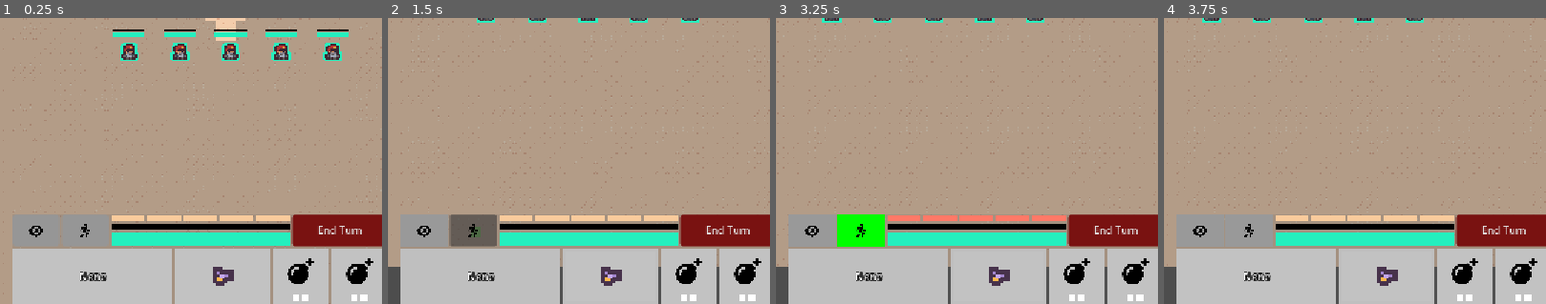
Above: before the commit, frames 1-4 (left to right).
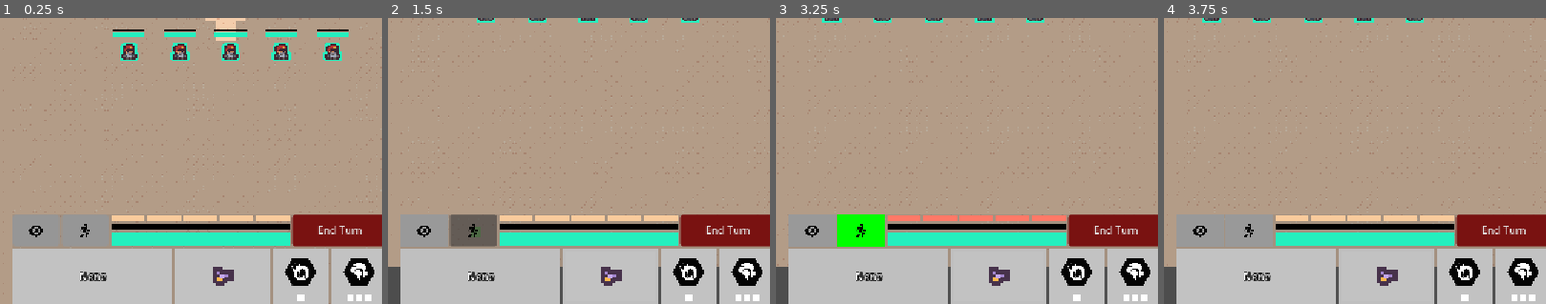
Above: after the commit, the same moments.

Repository: david8zhang/valorant-team-manager-godot
Game: Godot game, scene res://scenes/GameRound.tscn
Same seed, same stepped clock (60 frames per second), same inputs: the game is played once before the commit and once after it.
Inputs (mouse positions are % of the whole screen's width and height, from its top left):
- Up to frame 1 (0.25 s): no input
- Up to frame 2 (1.5 s): click (28, 87) at 0.5 s; click (35, 87) at 1.25 s
- Up to frame 3 (3.25 s): click "End Turn" at 2 s; click "Show Turn Order" at 2.75 s
- Up to frame 4 (3.75 s): click "None" at 3.5 s
The pictures show only the part of the screen within x 24-74%, y 50-100%; the shares and areas given below are measured in that part.

The runs differ from the first frame. In frame 1, 1.0% of the frame differs, in the area x 74-98%, y 84-99%; in frame 2, 1.0%; in frame 3, 1.0%; in frame 4, 1.0%.

Commit message:
added abilities in action menu UI

Diff:
--- /dev/null
+++ b/codebase/prefabs/AbilityChargeRect.tscn
@@ -0,0 +1,4 @@
+[gd_scene format=3 uid="uid://b171uwes5dbse"]
+
+[node name="AbilityChargeRect" type="ColorRect"]
+custom_minimum_size = Vector2(10, 10)
--- a/codebase/prefabs/ActionMenu.tscn
+++ b/codebase/prefabs/ActionMenu.tscn
@@ -1,8 +1,9 @@
-[gd_scene load_steps=15 format=3 uid="uid://8f0kh0fhafed"]
+[gd_scene load_steps=16 format=3 uid="uid://8f0kh0fhafed"]
 
 [ext_resource type="Script" uid="uid://cvyhywt2dq3l7" path="res://scripts/ActionMenu.gd" id="1_0corr"]
 [ext_resource type="Texture2D" uid="uid://d3w1j5xmidi17" path="res://assets/placeholder/eye-solid-full.svg" id="1_yth5k"]
 [ext_resource type="Texture2D" uid="uid://7pdwea6dt72o" path="res://assets/placeholder/bomb-solid-full.svg" id="2_05y7h"]
+[ext_resource type="PackedScene" uid="uid://b171uwes5dbse" path="res://prefabs/AbilityChargeRect.tscn" id="2_tmist"]
 [ext_resource type="Texture2D" uid="uid://cyqkara66lajl" path="res://assets/placeholder/person-running-solid-full.svg" id="3_g67y3"]
 [ext_resource type="Texture2D" uid="uid://b7qss35b526sf" path="res://assets/placeholder/wrench-solid-full.svg" id="4_86jlx"]
 [ext_resource type="StyleBox" uid="uid://dg87xambkxjlc" path="res://prefabs/HealthBG.tres" id="4_lbbqo"]
@@ -46,6 +47,7 @@
 mouse_default_cursor_shape = 2
 theme_override_styles/panel = SubResource("StyleBoxFlat_knvme")
 script = ExtResource("1_0corr")
+ability_charge_scene = ExtResource("2_tmist")
 
 [node name="VBoxContainer" type="VBoxContainer" parent="."]
 layout_mode = 2
@@ -267,14 +269,6 @@
 layout_mode = 2
 alignment = 1
 
-[node name="ColorRect" type="ColorRect" parent="VBoxContainer/CombatAbilities/Ability1/MarginContainer/VBoxContainer/HBoxContainer"]
-custom_minimum_size = Vector2(10, 10)
-layout_mode = 2
-
-[node name="ColorRect2" type="ColorRect" parent="VBoxContainer/CombatAbilities/Ability1/MarginContainer/VBoxContainer/HBoxContainer"]
-custom_minimum_size = Vector2(10, 10)
-layout_mode = 2
-
 [node name="Ability2" type="Button" parent="VBoxContainer/CombatAbilities"]
 layout_mode = 2
 size_flags_horizontal = 3
@@ -309,11 +303,3 @@
 [node name="HBoxContainer" type="HBoxContainer" parent="VBoxContainer/CombatAbilities/Ability2/MarginContainer/VBoxContainer"]
 layout_mode = 2
 alignment = 1
-
-[node name="ColorRect" type="ColorRect" parent="VBoxContainer/CombatAbilities/Ability2/MarginContainer/VBoxContainer/HBoxContainer"]
-custom_minimum_size = Vector2(10, 10)
-layout_mode = 2
-
-[node name="ColorRect2" type="ColorRect" parent="VBoxContainer/CombatAbilities/Ability2/MarginContainer/VBoxContainer/HBoxContainer"]
-custom_minimum_size = Vector2(10, 10)
-layout_mode = 2
--- /dev/null
+++ b/codebase/resources/agents/Brimstone.tres
@@ -0,0 +1,15 @@
+[gd_resource type="Resource" script_class="AgentStats" load_steps=5 format=3 uid="uid://dfab0h24psde5"]
+
+[ext_resource type="Script" uid="uid://4aj2lbry2gha" path="res://scripts/AgentStats.gd" id="1_0yeqw"]
+[ext_resource type="Resource" uid="uid://nncdw1wgtm3g" path="res://resources/abilities/Molly.tres" id="1_koms2"]
+[ext_resource type="Resource" uid="uid://0u30eksri2yi" path="res://resources/abilities/Smoke.tres" id="2_2h1u6"]
+[ext_resource type="Texture2D" uid="uid://beu1d2qdbfmxn" path="res://assets/agents/brimstone.png" id="2_vpvp1"]
+
+[resource]
+script = ExtResource("1_0yeqw")
+agent_type = 3
+agent_name = "Brimstone"
+texture = ExtResource("2_vpvp1")
+ability_1 = ExtResource("1_koms2")
+ability_2 = ExtResource("2_2h1u6")
+metadata/_custom_type_script = "uid://4aj2lbry2gha"
--- a/codebase/scripts/ActionMenu.gd
+++ b/codebase/scripts/ActionMenu.gd
@@ -15,6 +15,13 @@
 @onready var health_bar = $VBoxContainer/NonCombatAndStats/VBoxContainer/Health as ProgressBar
 @onready var shield_bar = $VBoxContainer/NonCombatAndStats/VBoxContainer/Shields as ProgressBar
 @onready var end_turn_button = $VBoxContainer/NonCombatAndStats/EndTurn as Button
+
+@onready var ability_1_texture = $VBoxContainer/CombatAbilities/Ability1/MarginContainer/VBoxContainer/TextureRect as TextureRect
+@onready var ability_1_charges_container = $VBoxContainer/CombatAbilities/Ability1/MarginContainer/VBoxContainer/HBoxContainer as HBoxContainer
+@onready var ability_2_texture = $VBoxContainer/CombatAbilities/Ability2/MarginContainer/VBoxContainer/TextureRect as TextureRect
+@onready var ability_2_charges_container = $VBoxContainer/CombatAbilities/Ability2/MarginContainer/VBoxContainer/HBoxContainer as HBoxContainer
+
+@export var ability_charge_scene: PackedScene
 
 var agent_controller: AgentController
 var ap_rect_cost_style
@@ -148,12 +155,30 @@
 			defuse_texture.texture = load("res://assets/placeholder/wrench-solid-full.svg")
 			game_round.stop_defuse_bomb(selected_agent)
 
+func update_ability_menu():
+	var selected_agent = agent_controller.selected_agent
+	var ability_1: AbilityStats = selected_agent.agent_stats.ability_1
+	var ability_2: AbilityStats = selected_agent.agent_stats.ability_2
+	ability_1_texture.texture = ability_1.ability_texture
+	ability_2_texture.texture = ability_2.ability_texture
+	for c in ability_1_charges_container.get_children():
+		ability_1_charges_container.remove_child(c)
+	for c in ability_2_charges_container.get_children():
+		ability_2_charges_container.remove_child(c)
+	for i in range(0, selected_agent.ability_1_charges):
+		var charge_rect = ability_charge_scene.instantiate() as ColorRect
+		ability_1_charges_container.add_child(charge_rect)
+	for i in range(0, selected_agent.ability_2_charges):
+		var charge_rect = ability_charge_scene.instantiate() as ColorRect
+		ability_2_charges_container.add_child(charge_rect)
+
 func update_all():
 	update_ap_menu()
 	update_health_and_shields()
 	update_weapon_info()
 	update_defuse_status()
 	update_bomb_status()
+	update_ability_menu()
 
 func end_curr_turn():
 	if game_round.curr_turn_side == GameRound.Side.PLAYER:
--- a/codebase/scripts/Agent.gd
+++ b/codebase/scripts/Agent.gd
@@ -17,6 +17,9 @@
 static var MAX_HEALTH = 100
 static var MAX_SHIELDS = 50
 
+var agent_stats: AgentStats
+var ability_1_charges := 0
+var ability_2_charges := 0
 var agent_name := ""
 var map: Map
 var vision_direction: Vector2 = Vector2.UP
@@ -53,6 +56,9 @@
 func init_from_game_stats(agent_game_stats: GameRoundVariables.AgentGameStats):
 	primary_weapon = GameRoundVariables.load_weapon_from_name(agent_game_stats.primary_weapon_name)
 	sidearm_weapon = GameRoundVariables.load_weapon_from_name(agent_game_stats.sidearm_weapon_name)
+	# TBD - make this based on buy menu option
+	ability_1_charges = agent_stats.ability_1.total_charges
+	ability_2_charges = agent_stats.ability_2.total_charges
 
 func agent_click():
 	on_agent_click.emit(self)
--- a/codebase/scripts/AgentStatus.gd
+++ b/codebase/scripts/AgentStatus.gd
@@ -8,6 +8,11 @@
 @onready var death_count = $VBoxContainer/PanelContainer/MarginContainer/VBoxContainer/HBoxContainer3/HBoxContainer2/DeathCount
 @onready var assist_count = $VBoxContainer/PanelContainer/MarginContainer/VBoxContainer/HBoxContainer3/HBoxContainer3/AssistCount
 @onready var weapon_texture = $VBoxContainer/PanelContainer/MarginContainer/VBoxContainer/HBoxContainer2/WeaponTexture as TextureRect
+
+@onready var ability_1_texture = $VBoxContainer/PanelContainer/MarginContainer/VBoxContainer/HBoxContainer2/Ability1/TextureRect as TextureRect
+@onready var ability_1_charges_container = $VBoxContainer/PanelContainer/MarginContainer/VBoxContainer/HBoxContainer2/Ability1/HBoxContainer as HBoxContainer
+@onready var ability_2_texture = $VBoxContainer/PanelContainer/MarginContainer/VBoxContainer/HBoxContainer2/Ability2/TextureRect as TextureRect
+@onready var ability_2_charges_container = $VBoxContainer/PanelContainer/MarginContainer/VBoxContainer/HBoxContainer2/Ability2/HBoxContainer as HBoxContainer
 
 func update_from_agent(agent: Agent):
 	agent_name_label.text = agent.agent_name
--- a/codebase/scripts/GameRoundVariables.gd
+++ b/codebase/scripts/GameRoundVariables.gd
@@ -8,6 +8,8 @@
 	var credits := 0
 	var primary_weapon_name := WeaponStats.WeaponNames.NO_WEAPON
 	var sidearm_weapon_name := WeaponStats.WeaponNames.CLASSIC
+	var ability_1_charges := 0
+	var ability_2_charges := 0
 
 	func _init() -> void:
 			pass
@@ -53,3 +55,10 @@
 		var weapon_resource = load("res://resources/weapons/" + weapon_name_str.to_pascal_case() + ".tres")
 		return Weapon.new(weapon_resource)
 	return null
+
+func purchase_ability_charge(agent_name, ability_index):
+	var agent_game_stats = get_or_create_agent_game_stat(agent_name)
+	if ability_index == 1:
+		agent_game_stats.ability_1_charges += 1
+	elif ability_index == 2:
+		agent_game_stats.ability_2_charges += 1
--- a/codebase/scripts/Team.gd
+++ b/codebase/scripts/Team.gd
@@ -26,6 +26,7 @@
 		new_agent.map = map
 		new_agent.agent_name = name_prefix + "_" + str(i)
 		new_agent.curr_side = side
+		new_agent.agent_stats = load("res://resources/agents/Brimstone.tres")
 		add_child(new_agent)
 		var outline_color = Color8(39, 239, 190) if side == GameRound.Side.PLAYER else Color.RED
 		new_agent.set_outline(outline_color)
